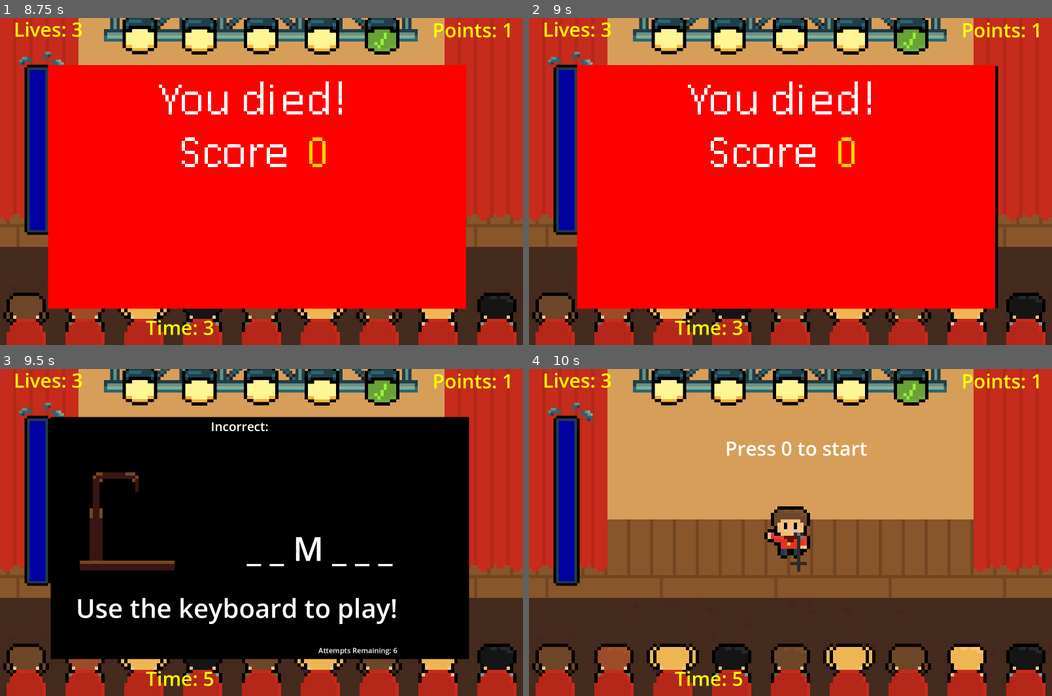
Above: before the commit, frames 1-4 (two rows, left to right).
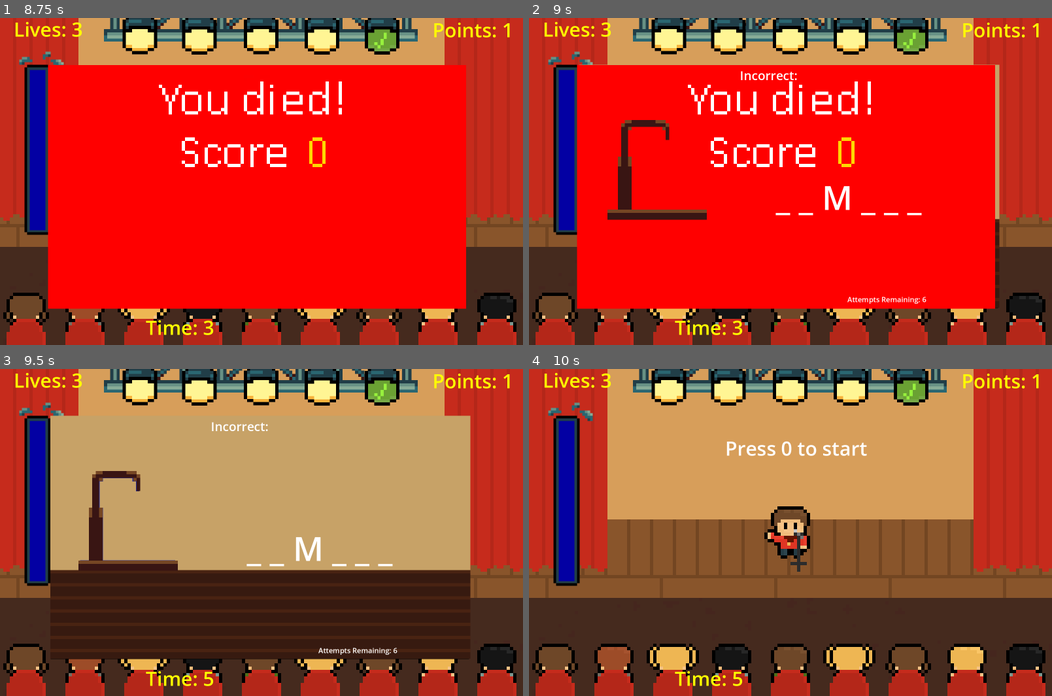
Above: after the commit, the same moments.

Repository: Ethan3g/The-Crowd-Pleaser
Game: Godot game, scene res://Scenes/bender_dragon.tscn
The game is run twice, just before and just after one commit, with the same random seed, the same clock (stepped at 60 frames per second) and the same inputs.
Inputs (mouse positions are in pixels of both pictures, inside the frame that each line leads up to):
- Up to frame 1 (8.75 s): tap Enter at 0.5, 2, 3.5 s; hold D (right) 0.53-1.28 s; tap Q at 0.6 s; tap Space at 1.25, 2.75, 4.25 s; hold S (down) 1.28-2.03 s; tap E at 1.35 s; hold D (right) 2.03-2.78 s; tap Z at 2.1 s; hold W (up) 2.78-3.53 s; tap X at 2.85 s; hold A (left) 3.53-5 s; tap C at 3.6 s; tap 9 at 4.35 s; click (151, 279) at 5 s; hold S (down) 5.78-6.53 s; hold 0 5.78-6.53 s; hold D (right) 6.53-7.25 s; tap 1 at 6.6 s; click (219, 250) at 7.25 s; hold W (up) from 8.03 s (still down); hold 2 from 8.03 s (still down)
- Up to frame 2 (9 s): release W (up) at 8.78 s; release 2 at 8.78 s; hold D (right) from 8.78 s (still down); tap 3 at 8.85 s
- Up to frame 3 (9.5 s): keep holding D (right)
- Up to frame 4 (10 s): release D (right) at 9.53 s; hold S (down) from 9.53 s (still down); hold 4 from 9.53 s (still down)

Frame 1 is identical in both runs. In frame 2, 2.6% of the frame differs, in the area x 9-90%, y 14-89%; in frame 3, 58%; in frame 4, nothing differs.

Commit message:
changes made to RPS and hangman

Diff:
--- a/Cwowd Pleaser v1.3.3.1/MiniGames/Hangman/hangman.tscn
+++ b/Cwowd Pleaser v1.3.3.1/MiniGames/Hangman/hangman.tscn
@@ -1,12 +1,12 @@
 [gd_scene load_steps=8 format=3 uid="uid://bg2k1vujfgla8"]
 
 [ext_resource type="Script" path="res://MiniGames/Hangman/hangman.gd" id="1_add1w"]
-[ext_resource type="Texture2D" uid="uid://bmc5074af1xe8" path="res://MiniGames/RPS/RPSart/dodgefruit_minigame.PNG" id="2_bxd2m"]
 [ext_resource type="AudioStream" uid="uid://bbl0ssoejcg0y" path="res://Sounds/tada.wav" id="2_f5fg1"]
 [ext_resource type="Texture2D" uid="uid://dfw5ami3j1fwe" path="res://MiniGames/Hangman/HangmanArt/Hangman_man0.png" id="3_fg8ii"]
 [ext_resource type="AudioStream" uid="uid://ca8wx37rwj1b7" path="res://Sounds/159408__noirenex__life-lost-game-over.wav" id="3_rtggo"]
 [ext_resource type="AudioStream" uid="uid://bwjlxpgsn3w86" path="res://Sounds/Aquire.wav" id="4_ayhfn"]
 [ext_resource type="AudioStream" uid="uid://bk6mogk22tf33" path="res://Sounds/retro-video-game-sfx-fail.wav" id="5_tpfc3"]
+[ext_resource type="Texture2D" uid="uid://bwrvv1l0erliq" path="res://Assets/hang_guy_background.PNG" id="8_3622x"]
 
 [node name="Hangman" type="Node2D"]
 script = ExtResource("1_add1w")
@@ -15,9 +15,10 @@
 modulate = Color(0, 0, 0, 1)
 position = Vector2(795, 517)
 scale = Vector2(10, 10)
-texture = ExtResource("2_bxd2m")
+texture = ExtResource("8_3622x")
 
 [node name="WordLabel" type="Label" parent="."]
+z_index = 4
 offset_left = 545.0
 offset_top = 268.0
 offset_right = 1412.0
@@ -29,6 +30,7 @@
 autowrap_mode = 2
 
 [node name="IncorrectLabel" type="Label" parent="."]
+z_index = 4
 offset_left = 573.0
 offset_top = 149.0
 offset_right = 904.0
@@ -39,6 +41,7 @@
 vertical_alignment = 1
 
 [node name="AttemptsLabel" type="Label" parent="."]
+z_index = 4
 offset_left = 974.0
 offset_top = 845.0
 offset_right = 1138.0
@@ -49,11 +52,13 @@
 vertical_alignment = 1
 
 [node name="HangManSprite" type="Sprite2D" parent="."]
-position = Vector2(379, 471)
-scale = Vector2(10, 10)
+z_index = 2
+position = Vector2(381.5, 469.5)
+scale = Vector2(10.4595, 10.1429)
 texture = ExtResource("3_fg8ii")
 
 [node name="MessageLabel" type="Label" parent="."]
+z_index = 7
 offset_right = 40.0
 offset_bottom = 23.0
 
@@ -91,3 +96,23 @@
 offset_right = 667.0
 offset_bottom = 785.0
 theme_override_font_sizes/font_size = 80
+
+[node name="hangbackground" type="Sprite2D" parent="."]
+visible = false
+z_index = -1
+position = Vector2(-183, 847)
+scale = Vector2(10.005, 10.005)
+texture = ExtResource("8_3622x")
+
+[node name="TextureRect" type="TextureRect" parent="."]
+anchors_preset = 15
+anchor_right = 1.0
+anchor_bottom = 1.0
+offset_left = 154.0
+offset_top = 143.0
+offset_right = 1440.0
+offset_bottom = 886.0
+grow_horizontal = 2
+grow_vertical = 2
+texture = ExtResource("8_3622x")
+stretch_mode = 5
Binary file added: Cwowd Pleaser v1.3.3.1/Assets/hang_guy_background.PNG
Not shown, added: Cwowd Pleaser v1.3.3.1/Assets/hang_guy_background.PNG.import
